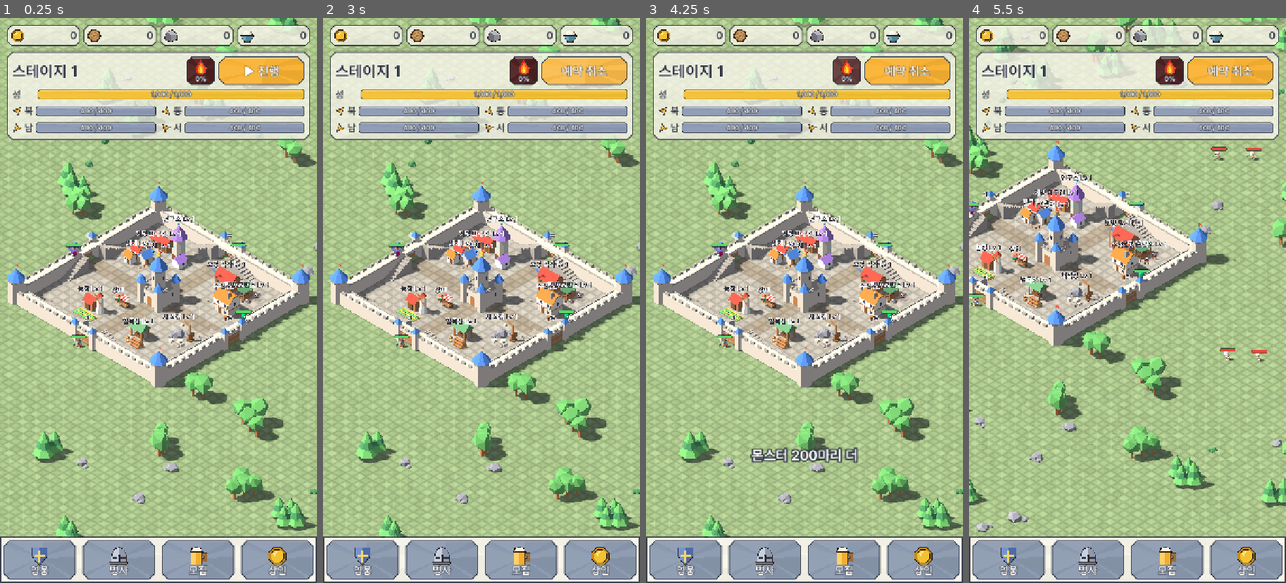
Above: before the commit, frames 1-4 (left to right).
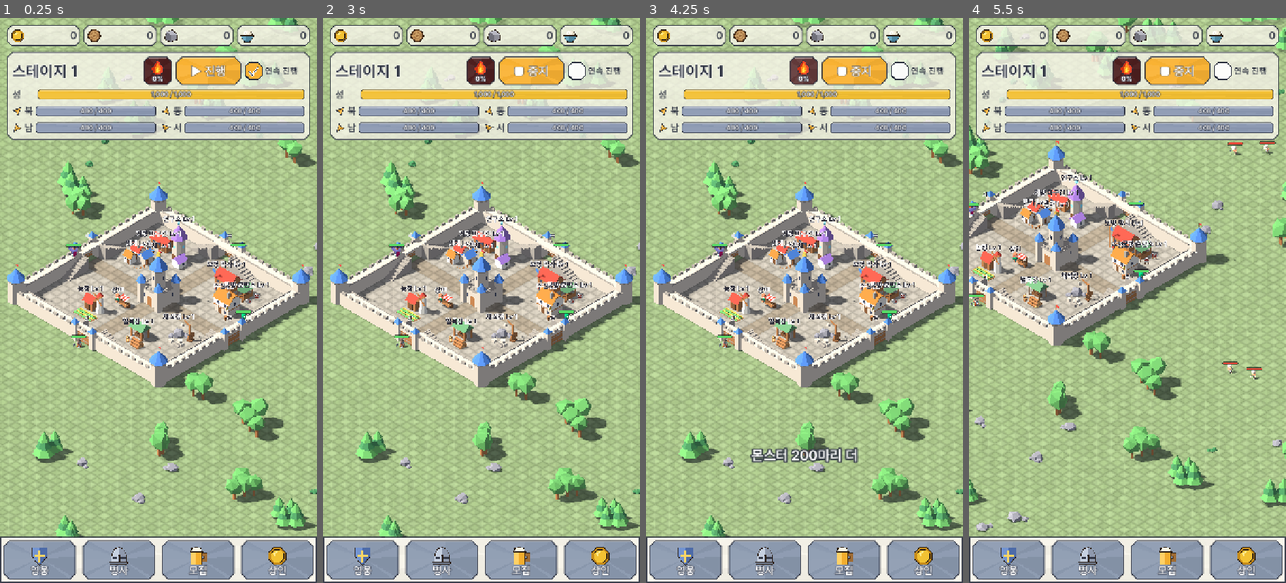
Above: after the commit, the same moments.

Repository: ILSEONG/CastleRPG
Game: Godot game, scene res://scenes/main.tscn
The game is run twice, just before and just after one commit, with the same random seed, the same clock (stepped at 60 frames per second) and the same inputs.
Inputs (mouse positions are in pixels of both pictures, inside the frame that each line leads up to; where the layout moved, square brackets give the same spot in the first picture):
- Up to frame 1 (0.25 s): no input
- Up to frame 2 (3 s): click "▶ 진행" at 0.5 s; click "중지 예약" (after the commit: "■ 중지") at 1.25 s; click "예약 취소" (after the commit: "▶ 진행") at 2 s; click (598, 68) at 2.75 s, where only the run after the commit has a clickable "연속 진행"
- Up to frame 3 (4.25 s): click (804, 68) [845, 68] at 3.5 s
- Up to frame 4 (5.5 s): click (1054, 108) at 4.27 s; click (1200, 108) at 5.02 s

The runs differ from the first frame. In frame 1, 2.2% of the frame differs, in the area x 45-96%, y 6-12%; in frame 2, 2.4%; in frame 3, 2.2%; in frame 4, 2.7%, in the area x 45-97%, y 6-64%.

Commit message:
feat(stage): 즉시 중지 + 연속 진행 체크박스, 중지 예약 제거
Co-Authored-By: Claude Opus 5.5 <noreply@anthropic.com>

Diff:
--- a/scripts/fever.gd
+++ b/scripts/fever.gd
@@ -7,6 +7,7 @@
 
 var gauge := 0
 var left := 0.0  # 남은 FEVER 초(0이면 꺼짐)
+var auto_next := true  # 연속 진행 체크(HUD). 같은 파일에 저장
 var save_path := "user://local.json"  # ""이면 저장하지 않는다
 
 var _dirty := false
@@ -86,18 +87,20 @@
 	if f == null:
 		push_warning("fever save failed: %s" % error_string(FileAccess.get_open_error()))
 		return
-	f.store_string(JSON.stringify({"gauge": gauge, "left": left}))
+	f.store_string(JSON.stringify({"gauge": gauge, "left": left, "auto_next": auto_next}))
 	f.close()
 
 
 ## 없거나 깨진 파일은 0으로 시작한다.
 func load_save() -> void:
 	reset()
+	auto_next = true
 	if save_path == "" or not FileAccess.file_exists(save_path):
 		return
 	var json := JSON.new()
 	if json.parse(FileAccess.get_file_as_string(save_path)) != OK or not (json.data is Dictionary):
 		return
+	auto_next = json.data.get("auto_next", true) != false
 	var g = json.data.get("gauge")
 	var l = json.data.get("left")
 	if (g is float or g is int) and (l is float or l is int):
--- a/scripts/game_state.gd
+++ b/scripts/game_state.gd
@@ -22,7 +22,7 @@
 var castle_hp := 0.0
 var gate_hp_max := 0.0
 var gate_hp: Array[float] = []
-var stop_requested := false
+var auto_continue := true  # 연속 진행: 클리어 뒤 카운트다운으로 다음 스테이지, 꺼지면 스테이지만 올리고 대기
 
 var _timer := 0.0
 var _won := false
@@ -101,13 +101,17 @@
 	if mode != Mode.IDLE:
 		push_warning("start_stage ignored in mode %d" % mode)
 		return
-	stop_requested = false
 	refill()
 	_set_mode(Mode.STAGE)
 
 
-func stop_after_stage() -> void:
-	stop_requested = not stop_requested
+## 즉시 중지: 스테이지는 그대로(클리어·진행 없음), 성·성문·영웅 채우고 몬스터 제거(refill) 후 대기. 서버엔 보내지 않는다.
+func stop_stage() -> void:
+	if mode == Mode.IDLE:
+		return
+	_won = false
+	refill()
+	_set_mode(Mode.IDLE)
 
 
 func damage_castle(amount: float) -> void:
@@ -171,7 +175,7 @@
 			_timer -= delta
 			if _timer <= 0.0:
 				refill()
-				if _won and not stop_requested:
+				if _won and auto_continue:
 					_set_mode(Mode.COUNTDOWN)
 				else:
 					_set_mode(Mode.IDLE)
--- a/scripts/hud.gd
+++ b/scripts/hud.gd
@@ -14,7 +14,7 @@
 const CameraRig := preload("res://scripts/camera_rig.gd")
 const FeverButtonScript := preload("res://scripts/fever_button.gd")
 const TAB_BAR_H := 104  # 하단 탭 바 높이(tab_bar.gd, 개정 11 §2.3)
-const STAGE_BUTTON := Vector2(196, 64)  # 상단 스테이지 버튼(개정 12-2 §1)
+const STAGE_BUTTON := Vector2(150, 64)  # 상단 스테이지 버튼(개정 12-2 §1)
 const BAND_BOTTOM := -(TAB_BAR_H + 12)  # 끊김 띠는 탭 바 위 12px에서 위로 자란다
 const BAR_H := 24
 const CASTLE_COLOR := Color(0.95, 0.75, 0.2)
@@ -36,6 +36,7 @@
 var _hp := {}  # CASTLE·면 → {bar, num, flash: 테두리 번쩍임 Control, left: 남은 번쩍임 초, last: 지난 HP}
 var _center: Label
 var _button: Button
+var _auto: Button  # 연속 진행 체크박스(진행 버튼 오른쪽)
 var _fever: Button  # FEVER 버튼(fever_button.gd)
 var _chips := {}  # 아이콘 kind(gold·wood·stone·food) → 숫자 Label
 var _chip_row: Control
@@ -91,6 +92,8 @@
 	_button.pressed.connect(_on_button)
 	UiKit.apply_button(_button, UiKit.AMBER, 14.0)
 	head.add_child(_button)
+	_auto = _auto_box()
+	head.add_child(_auto)
 	var castle_row := HBoxContainer.new()
 	castle_row.mouse_filter = Control.MOUSE_FILTER_IGNORE
 	castle_row.add_theme_constant_override("separation", 6)
@@ -124,6 +127,8 @@
 	root.add_child(_center)
 	_build_link_ui()
 
+	GameState.auto_continue = Fever.auto_next
+	_auto.set_pressed_no_signal(GameState.auto_continue)
 	GameState.mode_changed.connect(_on_mode_changed)
 	GameState.castle_hp_changed.connect(_on_castle_hp)
 	GameState.gate_hp_changed.connect(_on_gate_hp)
@@ -295,25 +300,60 @@
 	_refresh_button()
 
 
-## 대기 "▶ 진행" → 스테이지 시작. 진행 중 "중지 예약"(이번 스테이지 후 중지) ↔ "예약 취소". 결과 중엔 끈다.
+## 대기 "▶ 진행" → 스테이지 시작. 진행 중(스테이지·카운트다운·결과) "■ 중지" → 즉시 중지.
 func _refresh_button() -> void:
-	if GameState.mode == GameState.Mode.IDLE:
-		_button.text = "▶ 진행"
-		_button.disabled = false
-	elif GameState.mode == GameState.Mode.RESULT:
-		_button.disabled = true
-	else:
-		_button.text = "예약 취소" if GameState.stop_requested else "중지 예약"
-		_button.disabled = false
+	var idle: bool = GameState.mode == GameState.Mode.IDLE
+	_button.text = "▶ 진행" if idle else "■ 중지"
+	_button.disabled = false
 
 
 func _on_button() -> void:
 	if GameState.mode == GameState.Mode.IDLE:
 		GameState.start_stage()
 	else:
-		GameState.stop_after_stage()
-		_refresh_button()
-
+		GameState.stop_stage()
+
+
+## 연속 진행 체크박스: 각진 상자 + 각진 체크, 오른쪽에 글자. 탭 = 토글, 저장.
+func _auto_box() -> Button:
+	var b := Button.new()
+	b.toggle_mode = true
+	b.flat = true
+	b.focus_mode = Control.FOCUS_NONE
+	b.custom_minimum_size = Vector2(136, 64)
+	b.toggled.connect(_on_auto_toggled)
+	var box := Control.new()
+	box.position = Vector2(0, 12)
+	box.size = Vector2(40, 40)
+	box.mouse_filter = Control.MOUSE_FILTER_IGNORE
+	box.draw.connect(func():
+		var r := Rect2(Vector2.ZERO, box.size)
+		var on := b.button_pressed
+		box.draw_colored_polygon(UiKit.LowpolyBox.octagon(r, 9.0), UiKit.AMBER if on else Color(1, 1, 1, 0.9))
+		var o := UiKit.LowpolyBox.octagon(r.grow(-1.0), 9.0)
+		o.append(o[0])
+		box.draw_polyline(o, INK, 2.5)
+		if on:
+			box.draw_polyline(PackedVector2Array([Vector2(10, 21), Vector2(17, 29), Vector2(31, 11)]), Color.WHITE, 5.0, false)
+			box.draw_polyline(PackedVector2Array([Vector2(10, 21), Vector2(17, 29), Vector2(31, 11)]), INK, 1.5, false))
+	b.add_child(box)
+	b.toggled.connect(func(_on): box.queue_redraw())
+	var l := Label.new()
+	l.text = "연속 진행"
+	l.position = Vector2(46, 0)
+	l.size = Vector2(90, 64)
+	l.vertical_alignment = VERTICAL_ALIGNMENT_CENTER
+	l.mouse_filter = Control.MOUSE_FILTER_IGNORE
+	l.add_theme_font_size_override("font_size", 20)
+	l.add_theme_color_override("font_color", INK)
+	b.add_child(l)
+	return b
+
+
+func _on_auto_toggled(on: bool) -> void:
+	GameState.auto_continue = on
+	Fever.auto_next = on
+	Fever.save()  # save_path가 ""이면(테스트·auto-stage) 쓰지 않는다
 
 ## 맨 위 둥근 칩 4개: 골드·목재·석재·식량(아이콘 + 쉼표 숫자). 입력은 통과시킨다.
 func _build_chips(root: Control) -> void:
--- a/scripts/main.gd
+++ b/scripts/main.gd
@@ -128,6 +128,7 @@
 	if rebuilds == 0 and _auto_stage_requested():
 		Economy.save_path = ""  # 개발 실행은 실제 저장 파일을 건드리지 않는다
 		Fever.save_path = ""
+		GameState.auto_continue = true  # 저장된 체크 해제 상태와 무관하게 E2E는 연속
 		seed(1)  # 스폰 흩어짐 고정 → E2E 로그 재현
 		GameState.start_stage()
 
--- a/tests/ai_check.gd
+++ b/tests/ai_check.gd
@@ -831,7 +831,7 @@
 	# 스테이지 중에 단계가 바뀌면(성채 9 → 10): 지금 알리고, 월드는 방치로 돌아올 때 다시 만든다
 	hud._toast.visible = false
 	GameState.start_stage()
-	GameState.stop_after_stage()  # 결과 뒤 방치로
+	GameState.auto_continue = false  # 결과 뒤 방치로
 	Economy.levels["keep"] = 9
 	Economy.build = {"id": "keep", "finish": Economy.time_now() - 1.0}
 	await _frames(3)
--- a/tests/input_check.gd
+++ b/tests/input_check.gd
@@ -663,15 +663,23 @@
 		"selected=%s" % _name(_picker.selected))
 	_picker._select(null)
 
-	# 상단 버튼: 대기 "▶ 진행" → 탭 = 스테이지 시작 → "중지 예약" → 탭 = 예약 → "예약 취소" → 탭 = 취소
+	# 상단 버튼: 대기 "▶ 진행" → 탭 = 시작 → "■ 중지" → 탭 = 즉시 중지(같은 스테이지, 대기)
 	var bp: Vector2 = hud._button.get_global_rect().get_center()
+	var st0: int = GameState.stage
 	_check(GameState.mode == GameState.Mode.IDLE and hud._button.text == "▶ 진행" and bp.y < 300.0, "(z) idle: the top button reads ▶ 진행", "text=%s at %s" % [hud._button.text, bp])
 	await _tap(bp)
-	_check(GameState.mode == GameState.Mode.STAGE and hud._button.text == "중지 예약", "(z) tapping it starts the stage; it now reads 중지 예약", "mode=%d text=%s" % [GameState.mode, hud._button.text])
+	_check(GameState.mode == GameState.Mode.STAGE and hud._button.text == "■ 중지", "(z) tapping it starts the stage; it now reads ■ 중지", "mode=%d text=%s" % [GameState.mode, hud._button.text])
 	await _tap(bp)
-	_check(GameState.stop_requested and hud._button.text == "예약 취소", "(z) tapping again books the stop; it reads 예약 취소", "text=%s" % hud._button.text)
-	await _tap(bp)
-	_check(not GameState.stop_requested and hud._button.text == "중지 예약", "(z) and again cancels the booking", "text=%s" % hud._button.text)
+	_check(GameState.mode == GameState.Mode.IDLE and GameState.stage == st0 and hud._button.text == "▶ 진행", "(z) tapping again stops at once: idle, same stage, reads ▶ 진행", "mode=%d stage=%d text=%s" % [GameState.mode, GameState.stage, hud._button.text])
+	# 연속 진행 체크박스: 진행 버튼 오른쪽, 탭 56px 이상, 탭하면 토글(테스트는 저장 안 함), 720 안에 들어간다
+	var cr: Rect2 = hud._auto.get_global_rect()
+	_check(cr.position.x >= hud._button.get_global_rect().end.x and cr.size.x >= 56.0 and cr.size.y >= 56.0 and cr.end.x <= 720.0 and hud._fever.get_global_rect().end.x <= hud._button.get_global_rect().position.x,
+		"(z) header row: fever, 진행, then the 연속 진행 checkbox, all inside 720 px, tap target >= 56", "auto=%s button=%s" % [cr, hud._button.get_global_rect()])
+	_check(GameState.auto_continue and hud._auto.button_pressed, "(z) the checkbox starts checked")
+	await _tap(cr.get_center())
+	_check(not GameState.auto_continue and not hud._auto.button_pressed, "(z) tapping the checkbox unchecks it")
+	await _tap(cr.get_center())
+	_check(GameState.auto_continue and hud._auto.button_pressed, "(z) and checks it again")
 
 
 ## 하단 탭 바 탭 id의 가운데(화면 좌표).
--- a/tests/online_check.gd
+++ b/tests/online_check.gd
@@ -219,7 +219,7 @@
 	for i in 4:
 		Economy.add_kill("grunt", 1)
 	GameState.start_stage()
-	GameState.stop_after_stage()  # 결과 뒤 대기 모드로(스포너는 멈춰 있다)
+	GameState.auto_continue = false  # 결과 뒤 대기 모드로(스포너는 멈춰 있다)
 	GameState.on_all_monsters_dead()
 	var saved := await _wait_until(func(): return Economy.server_stage == 2 and Economy.kills_pending.is_empty() and Economy.kills_sent.is_empty(), 10.0)
 	var t_clear := Time.get_ticks_msec()  # 서버가 클리어 1을 반영한 뒤(last_stage_clear 이후)
@@ -602,10 +602,10 @@
 		"band=%s chips=%s button=%s bar=%s toast=%s" % [band, chips, button, bar, toast])
 
 
-## 대기 → 스테이지 → 전멸(클리어) → 결과 뒤 대기(중지 예약). 스포너는 멈춰 있다.
+## 대기 → 스테이지 → 전멸(클리어) → 결과 뒤 대기(연속 진행 끔). 스포너는 멈춰 있다.
 func _clear_now() -> void:
 	GameState.start_stage()
-	GameState.stop_after_stage()
+	GameState.auto_continue = false
 	GameState.on_all_monsters_dead()
 
 
--- a/tests/run_tests.gd
+++ b/tests/run_tests.gd
@@ -6,6 +6,7 @@
 const GameData := preload("res://scripts/game_data.gd")
 const WaveDirector := preload("res://scripts/wave_director.gd")
 const GameStateScript := preload("res://scripts/game_state.gd")
+const FeverScript := preload("res://scripts/fever.gd")
 const FormationScript := preload("res://scripts/formation.gd")
 const Art := preload("res://scripts/art.gd")
 const MeshKitScript := preload("res://scripts/mesh_kit.gd")
@@ -38,7 +39,9 @@
 	test_wave_idle_cycle()
 	test_gamestate_win_loop()
 	test_gamestate_fail_keeps_stage()
-	test_gamestate_stop_after_stage()
+	test_gamestate_stop_stage()
+	test_gamestate_auto_continue()
+	test_fever_auto_next_persists()
 	test_gamestate_gate_broken_once()
 	test_gamestate_idle_castle_break_refills()
 	test_gamestate_start_stage_refills()
@@ -394,19 +397,60 @@
 	gs.free()
 
 
-func test_gamestate_stop_after_stage() -> void:
+func test_gamestate_stop_stage() -> void:
 	var gs = GameStateScript.new()
+	var cleared: Array = []
+	gs.stage_cleared.connect(func(s): cleared.append(s))
 	gs.start_stage()
-	gs.stop_after_stage()
-	check(gs.stop_requested, "stop requested")
-	gs.stop_after_stage()
-	check(not gs.stop_requested, "stop toggled off")
-	gs.stop_after_stage()
+	gs.stage = 3
+	gs.castle_hp = 10.0
+	gs.gate_hp[1] = 0.0
+	var refills := [0]
+	gs.refilled.connect(func(): refills[0] += 1)
+	gs.stop_stage()
+	check(gs.mode == gs.Mode.IDLE and gs.stage == 3 and cleared.is_empty(), "stop mid-stage: idle, same stage, no clear")
+	check(refills[0] == 1 and gs.castle_hp == gs.castle_hp_max and gs.gate_hp[1] == gs.gate_hp_max, "stop refills castle and gates")
+	gs.start_stage()
+	gs.on_all_monsters_dead()
+	gs.stop_stage()
+	check(gs.mode == gs.Mode.IDLE and gs.stage == 4, "stop during result: idle (clear already counted)")
+	gs.advance(10.0)
+	check(gs.mode == gs.Mode.IDLE, "no timer carry-over after stop")
+	gs.free()
+
+
+func test_gamestate_auto_continue() -> void:
+	var gs = GameStateScript.new()
+	check(gs.auto_continue, "continuous is on by default")
+	gs.start_stage()
 	gs.on_all_monsters_dead()
 	gs.advance(GameData.config_num("result_sec") + 0.01)
-	check(gs.mode == gs.Mode.IDLE, "idle when stop requested after clear")
-	check(gs.stage == 2, "stage still incremented")
+	check(gs.mode == gs.Mode.COUNTDOWN and gs.stage == 2, "checked: clear counts down to the next stage")
+	gs.stop_stage()
+	gs.auto_continue = false
+	gs.start_stage()
+	gs.on_all_monsters_dead()
+	gs.advance(GameData.config_num("result_sec") + 0.01)
+	check(gs.mode == gs.Mode.IDLE and gs.stage == 3, "unchecked: clear advances the stage then idles")
 	gs.free()
+
+
+func test_fever_auto_next_persists() -> void:
+	var path := "user://test_local_tmp.json"
+	var a = FeverScript.new()
+	a.save_path = path
+	a.gauge = 7
+	a.auto_next = false
+	a.save()
+	var b = FeverScript.new()
+	b.save_path = path
+	b.load_save()
+	check(not b.auto_next and b.gauge == 7, "unchecked state and fever gauge persist together")
+	DirAccess.remove_absolute(path)
+	b.load_save()
+	check(b.auto_next, "missing file defaults to checked")
+	a.free()
+	b.free()
 
 
 func test_gamestate_gate_broken_once() -> void:
